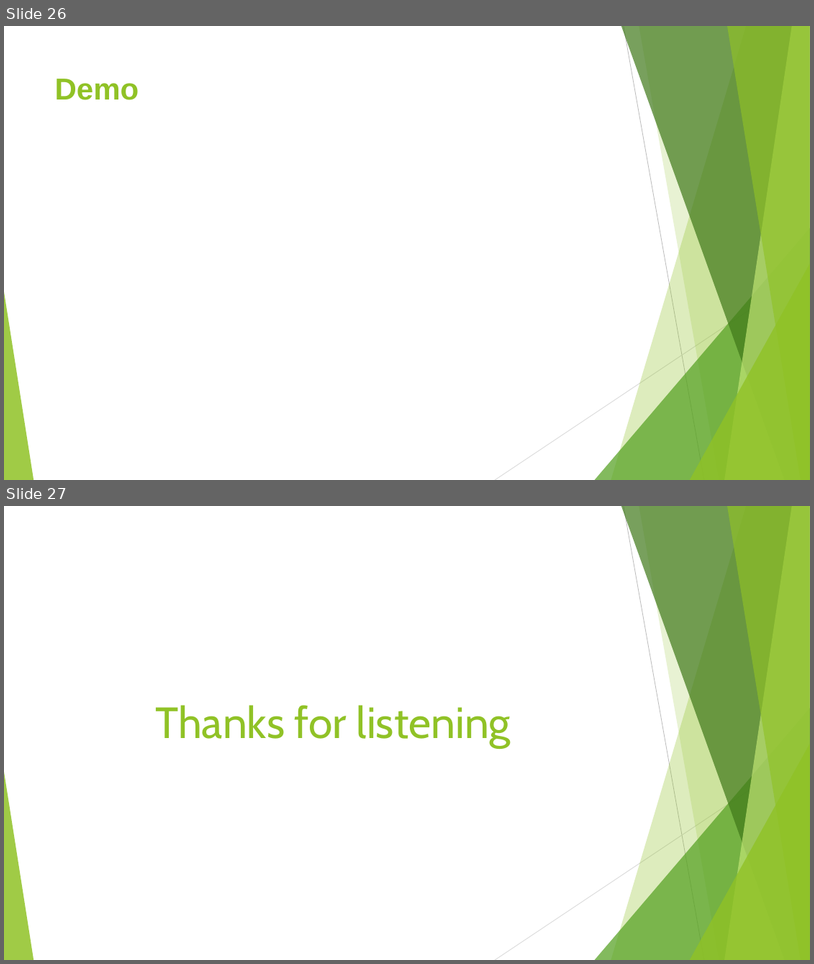
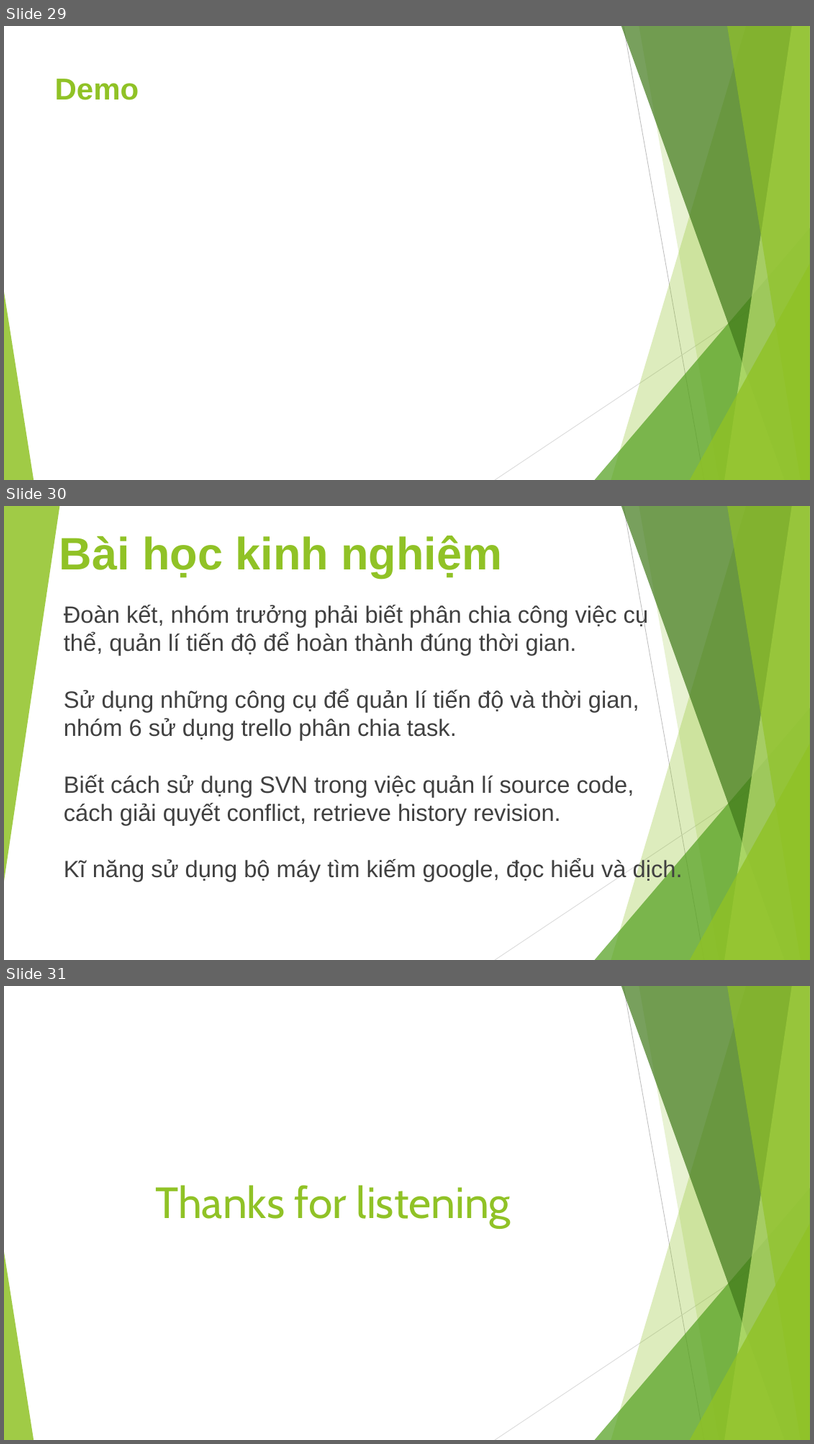
Before and after one commit to leqnam/pmbok-rnl, a slide deck: Bao-cao-QLDA/Nhom-6_SVN.pptx. Shown one above the other, each under a label of ours: slides 26 and 27 before the commit, slides 29, 30 and 31 after it. The pictures are 814x964 and 814x1444 pixels, drawn with LibreOffice and Linux fonts; fonts in the diff are those of the drawing. Boxes give left, top, right and bottom in pixels: in the first picture for what was removed or moved away, otherwise in the second. Text is boxed around its words. In the diff, an @@ line names an element or a change of style, - is before the commit and + after.

```diff
--- a/Bao-cao-QLDA/Nhom-6_SVN.pptx
+++ b/Bao-cao-QLDA/Nhom-6_SVN.pptx
@@ slide 30 added at (4,506,810,960), background #FFFFFF; not listed: 9 template elements that a slide beside it also shows @@
@@ triangle added at (4,506,59,881), fill #90C226 at 85% opacity @@
@@ title added at (59,536,502,577), 54 pt, text #90C226, bold @@
+Bài học kinh nghiệm
@@ text added at (64,605,683,881), 28 pt, text #404040 @@
+Đoàn kết, nhóm trưởng phải biết phân chia công việc cụ
+thể, quản lí tiến độ để hoàn thành đúng thời gian.
+Sử dụng những công cụ để quản lí tiến độ và thời gian,
+nhóm 6 sử dụng trello phân chia task.
+Biết cách sử dụng SVN trong việc quản lí source code,
+cách giải quyết conflict, retrieve history revision.
+Kĩ năng sử dụng bộ máy tìm kiếm google, đọc hiểu và dịch.
@@ what was slide 26 is now slide 29 @@
@@ what was slide 27 is now slide 31 @@
```
Also in this commit, not shown: 2 slides changed, 3 other slides added.
